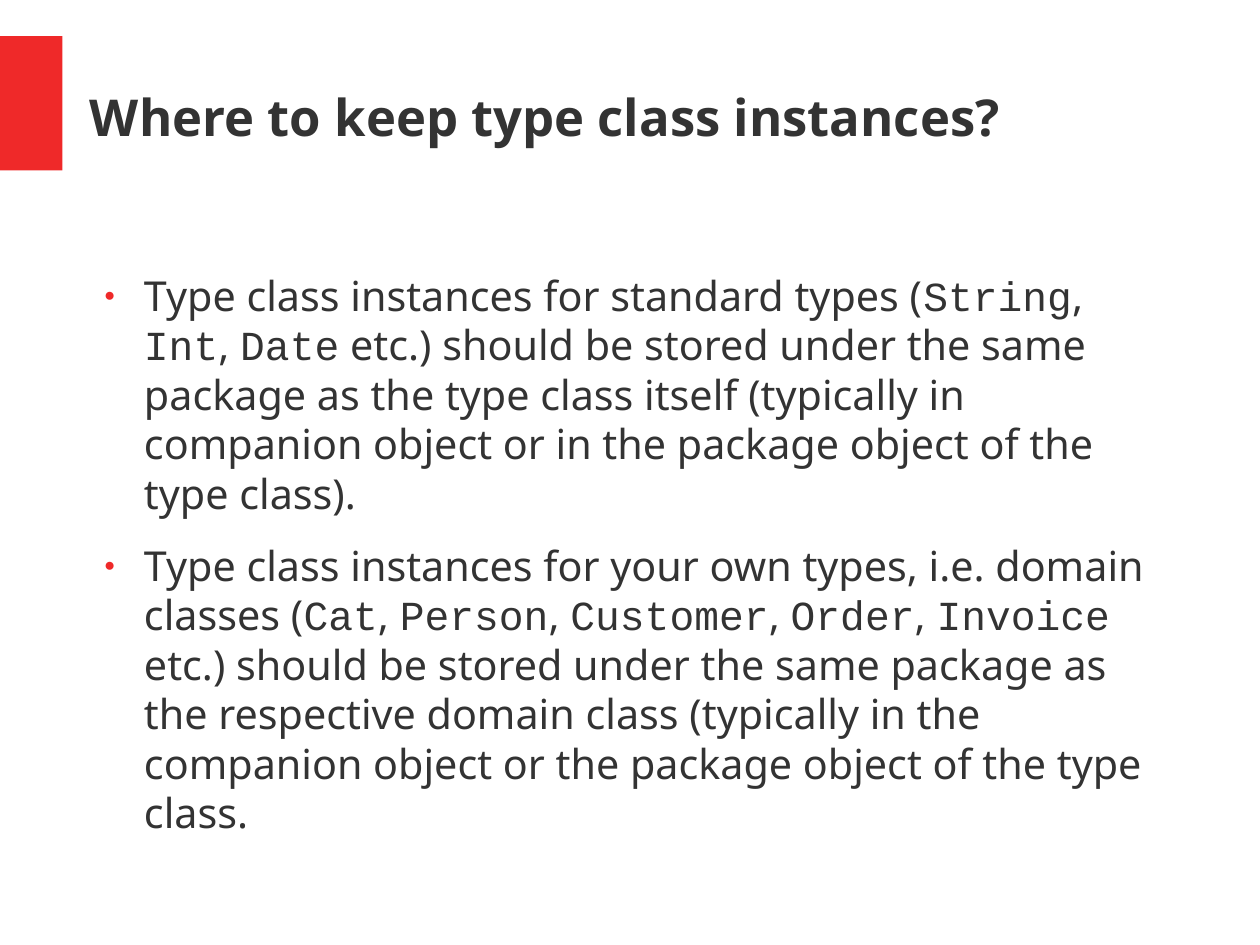
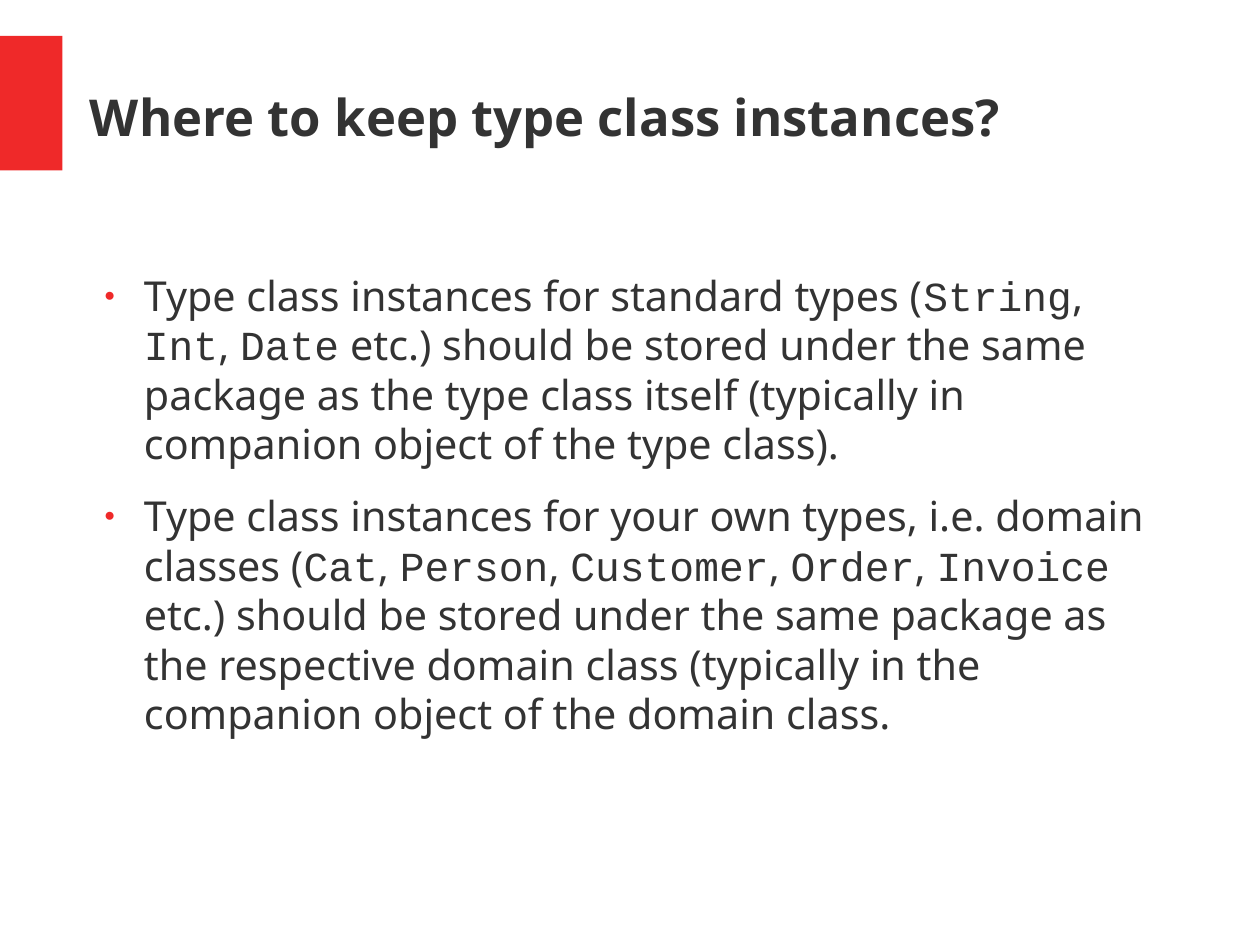
Before and after one commit to hermannhueck/typeclasses, a slide deck: slide 20 of Slides/TypeClasses.pptx. Drawn at 1260x945 pixels with LibreOffice and Linux fonts; fonts in the diff are those of the drawing. Boxes give left, top, right and bottom in pixels: in the first picture for what was removed or moved away, otherwise in the second. Text is boxed around its words. In the diff, an @@ line names an element or a change of style, - is before the commit and + after.

Commit message:
Slides: improved

```diff
--- a/Slides/TypeClasses.pptx
+++ b/Slides/TypeClasses.pptx
@@ text at (144, 279, 1143, 739): text changed @@
-● Type class instances for standard types (String, Int, Date etc.) should be stored under the same package as the type class itself (typically in companion object or in the package object of the type class).
-● Type class instances for your own types, i.e. domain classes (Cat, Person, Customer, Order, Invoice etc.) should be stored under the same package as the respective domain class (typically in the companion object or the package object of the type class.
+● Type class instances for standard types (String, Int, Date etc.) should be stored under the same package as the type class itself (typically in companion object of the type class).
+● Type class instances for your own types, i.e. domain classes (Cat, Person, Customer, Order, Invoice etc.) should be stored under the same package as the respective domain class (typically in the companion object of the domain class.
```
Also in this commit, not shown: 10 other slides changed, 1 other file.
